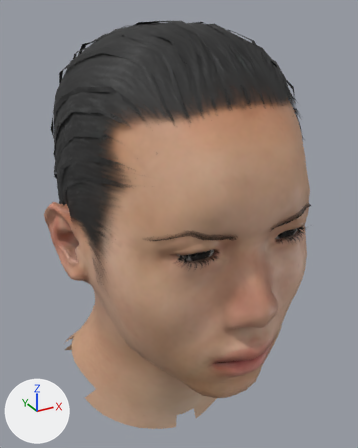
Two versions of the glTF model public/models/patient03/patient03.glb, one commit apart.
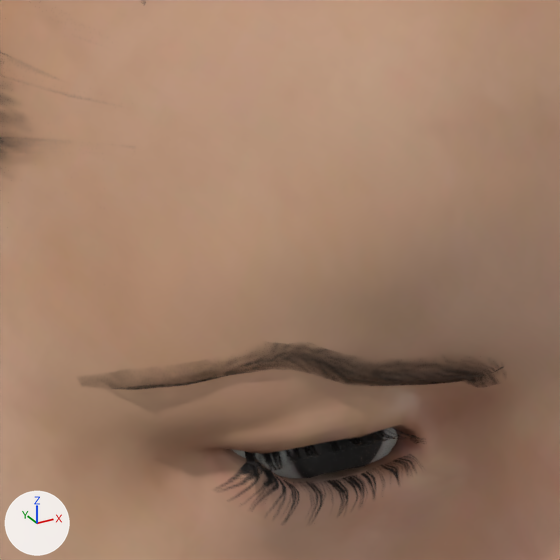
Each version appears first whole from a 50 mm lens placed at (-0.152, -0.331, 1.639), pointed at (0.008, -0.041, 1.493), and next in a close-up on the part from 35% to 70% of the width and 34% to 62% of the height. The axes (+X, +Y, +Z) are drawn at lower left. The lights are the same throughout. The first two pictures are the older version. Vertices at exactly the same position are counted once.

In view in the first close-up: 'lee_rider.body', 'lee_rider.cornea', 'lee_rider.eyebrow003', 'lee_rider.eyelashes01'.
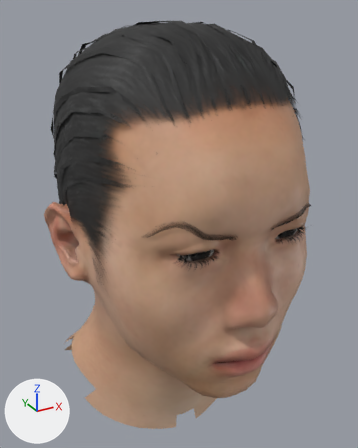
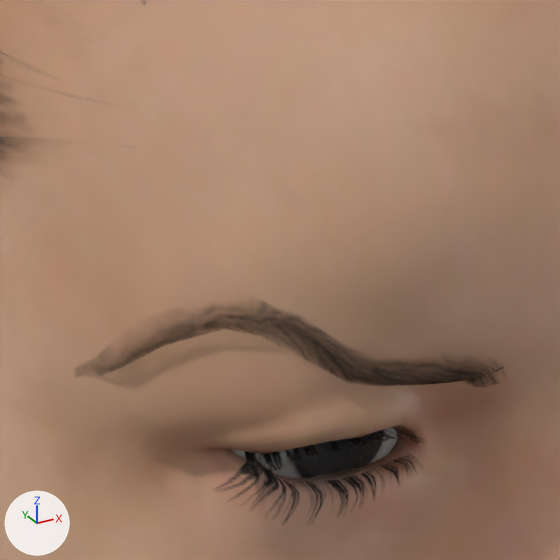
The newer file adds a shape key; the second version is drawn at full value of the shape key 'eyebrows-right-extern-up' of 'lee_rider.eyebrow003', and the change is written as the vertex moves it makes.

What the commit changed:
me_eyebrow003 is used by ob_lee_rider_eyebrow003; location (0.0, -0.0704, 0.7637); scale (0.772, 0.772, 0.772).
me_eyebrow003 had 124 vertices, 192 faces and spanned x -0.0726..0.0726, y -0.0912..-0.0584, z 0.9846..1.0.
me_eyebrow003 now has 124 vertices, 192 faces and spans x -0.0731..0.0726, y -0.0944..-0.0602, z 0.9846..1.0068.
me_eyebrow003 part 1: 62 of 124 vertices moved; they spanned x -0.0726..-0.0134, y -0.0912..-0.0584, z 0.9846..1.0 and now span x -0.0731..-0.0134, y -0.0944..-0.0602, z 0.9846..1.0068; mean shift (-0.0008, -0.0024, 0.0023); largest move (-0.0569, -0.0786, 0.9974) -> (-0.0599, -0.0804, 1.0063).
Other edits to the shape of me_eyebrow003 do not show in these pictures.
Object 'lee_rider.eyebrow003' (ob_lee_rider_eyebrow003) moves from (0.0, -0.0704, 0.7637) to (0.0, -0.0679, 0.7637).

Changed parts and their boxes (x1, y1, x2, y2) in the close-ups (560 x 560 px):
'lee_rider.eyebrow003', reshaped, moved: before (120, 346, 496, 390); after (104, 308, 496, 386)
